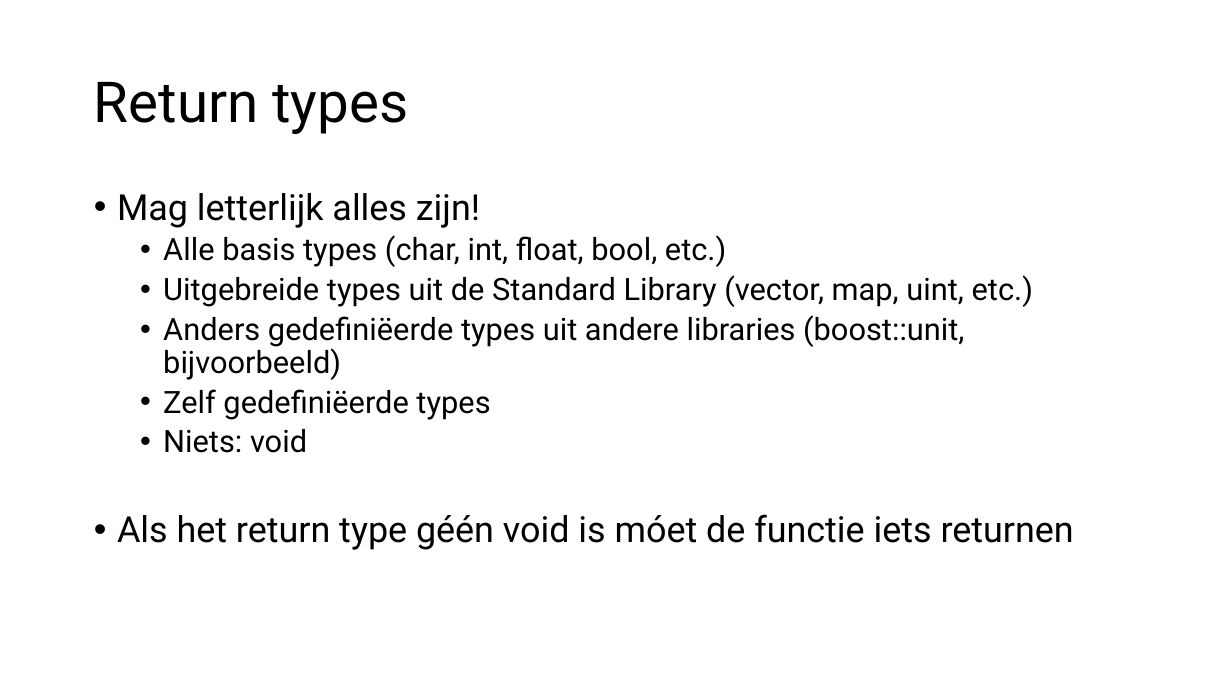
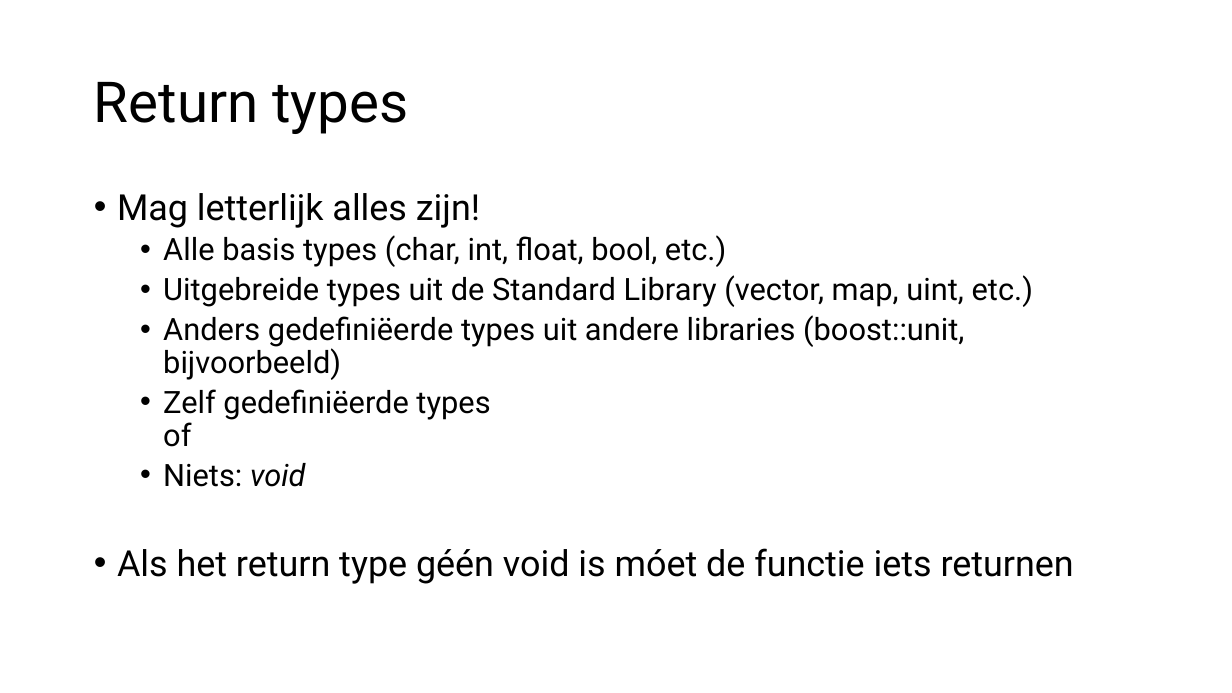
Before and after one commit to HU-TI-DEV/TI-S2, a slide deck: slide 12 of slides/S2_Functions.pptx. Drawn at 1232x693 pixels with LibreOffice and Linux fonts; fonts in the diff are those of the drawing. Boxes give left, top, right and bottom in pixels: in the first picture for what was removed or moved away, otherwise in the second. Text is boxed around its words. In the diff, an @@ line names an element or a change of style, - is before the commit and + after.

```diff
--- a/slides/S2_Functions.pptx
+++ b/slides/S2_Functions.pptx
@@ text at [163, 389, 490, 447]: text changed @@
-  • Zelf gedefiniëerde types
+  • Zelf gedefiniëerde types
+    of
@@ text at [163, 463, 305, 487]: italic on in "void" @@
```
Also in this commit, not shown: 18 other slides changed, 1 other file.
